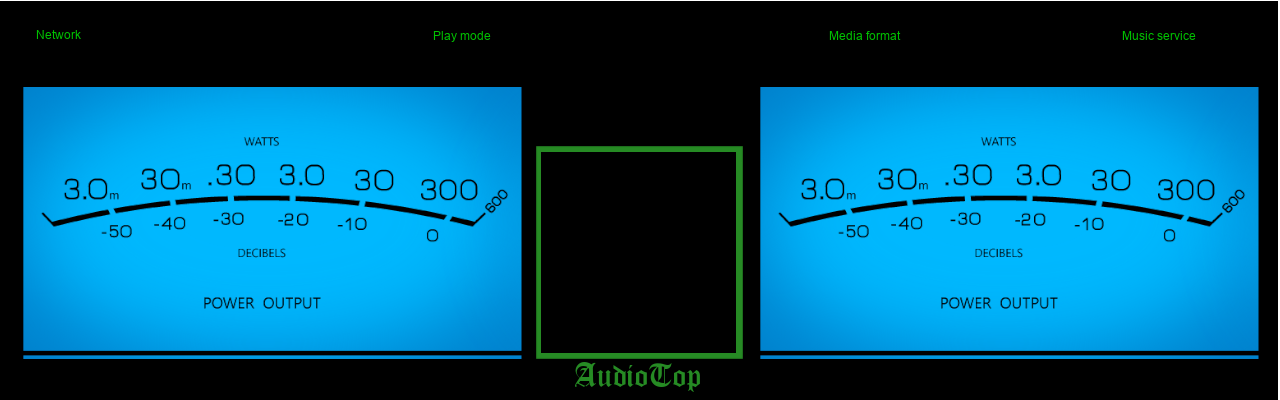
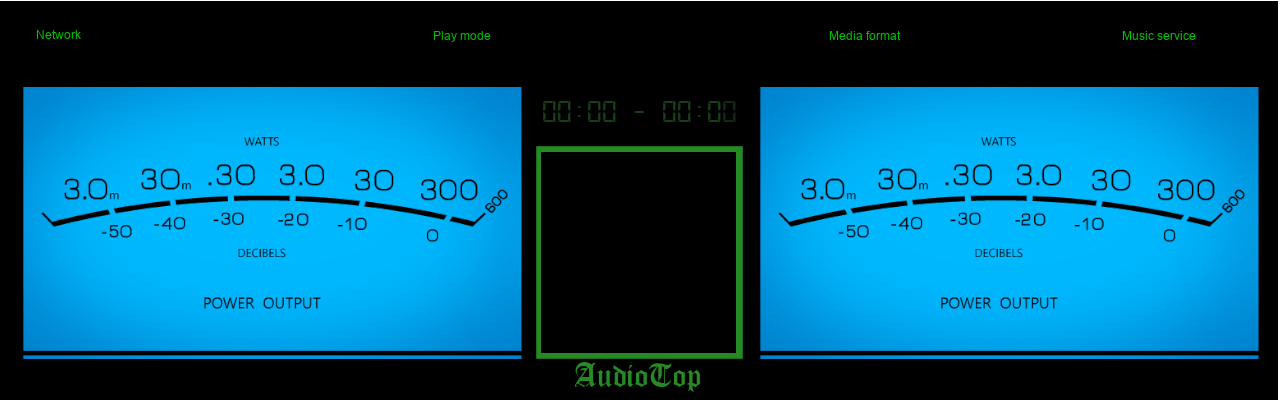
Layers edited between the first and the second w=1280, h=400 image:
added layer "00:00 - 00:00" above "Layer #1" over <box>543,100,736,123</box>
added layer "Layer #1" above "Network #1" over <box>543,100,736,123</box>
removed layer "pixies copy.jpg copy" over <box>741,162,742,312</box>
